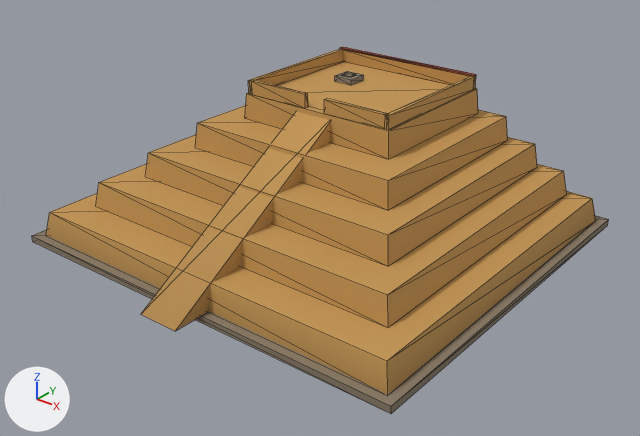
The glTF model art-src/blender/exports/caral/architecture/caral_pyramid_mayor_lod1.glb as it was, and as the next commit left it.
Rendered twice from a camera (50 mm lens) standing at (51.9, -65.8, 41.8) and looking at (2.0, -3.5, 3.1). Arrows for +X, +Y and +Z are at lower left; the lights stay in place. The older version comes first. Mesh edges are drawn as thin lines. Vertices at exactly the same position are counted once.

In view in the first picture: 'GEO-Arch_pyramid_mayor_LOD1'.
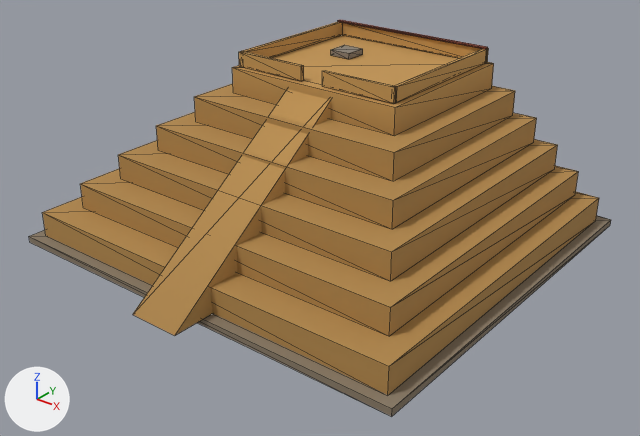
The change, as JSON lines over the scene's bpy script:
```json
{"block": "me_geo_arch_pyramid_mayor_lod1", "where": "# used by ob_geo_arch_pyramid_mayor_lod1; location = (0.0, 0.0, 0.0)"}
{"op": "remove", "block": "me_geo_arch_pyramid_mayor_lod1", "code": "me_geo_arch_pyramid_mayor_lod1.from_pydata(...)  # 118 vertices, 174 faces; spans x -22.5..22.5, y -23.5..20.5, z -0.6..15.1"}
{"op": "add", "block": "me_geo_arch_pyramid_mayor_lod1", "code": "me_geo_arch_pyramid_mayor_lod1.from_pydata(...)  # 118 vertices, 174 faces; spans x -22.7..22.7, y -24.0..20.7, z -0.6..18.0"}
{"block": "me_geo_arch_pyramid_mayor_lod1", "change": "me_geo_arch_pyramid_mayor_lod1 part 1: the loose piece of 8 vertices spanning x 8.3..8.7, y -1.8..14.1, z 13.5..14.9 is scaled about its middle by (0.879, 1.05, 1.07), then moved by (-17.8, 0.1, 2.8)"}
{"block": "me_geo_arch_pyramid_mayor_lod1", "change": "me_geo_arch_pyramid_mayor_lod1 part 2: the loose piece of 8 vertices spanning x 1.2..8.5, y -1.8..-1.3, z 13.5..14.9 is scaled about its middle by (1.12, 0.885, 1.07), then moved by (-10.3, -0.5, 2.9)"}
{"block": "me_geo_arch_pyramid_mayor_lod1", "change": "me_geo_arch_pyramid_mayor_lod1 part 3: the loose piece of 8 vertices spanning x -3.8..-2.7, y 7.6..8.7, z 14.1..14.2 is scaled about its middle by (41.3, 37.6, 5), then moved by (3.3, -8.2, -14.5)"}
{"block": "me_geo_arch_pyramid_mayor_lod1", "change": "me_geo_arch_pyramid_mayor_lod1 part 4: the loose piece of 8 vertices spanning x -8.7..8.7, y 13.6..14.1, z 14.9..15.1 is scaled about its middle by (1.09, 0.902, 1), then moved by (0.0, 0.5, 2.9)"}
{"block": "me_geo_arch_pyramid_mayor_lod1", "change": "me_geo_arch_pyramid_mayor_lod1 part 5: 66 of 118 vertices moved; they spanned x -21.0..21.0, y -23.5..19.0, z 0.0..14.9 and now span x -21.5..21.5, y -24.0..19.5, z 0.0..17.8; mean shift (2.7, 0.7, 0.9); largest move (-8.7, 14.1, 14.9) -> (2.7, -24.0, 0.0)"}
{"block": "me_geo_arch_pyramid_mayor_lod1", "change": "me_geo_arch_pyramid_mayor_lod1 part 6: 12 faces spanning x 1.3..9.5, y -2.2..-1.8, z 16.3..17.8 switch from mat_mat_arch_stone to mat_mat_arch_plasterochre"}
{"block": "me_geo_arch_pyramid_mayor_lod1", "change": "me_geo_arch_pyramid_mayor_lod1 part 7: 12 faces spanning x -4.8..-2.4, y 6.9..9.3, z 16.3..16.9 switch from mat_mat_arch_earth to mat_mat_arch_stone"}
{"block": "me_geo_arch_pyramid_mayor_lod1", "change": "other edits to the shape of me_geo_arch_pyramid_mayor_lod1 do not show in these pictures"}
```

Boxes [x1, y1, x2, y2] around the edits, measured in the pictures (640 x 436 px; the box of a moved part takes in the faces that stretch with it):
```json
{"object": "GEO-Arch_pyramid_mayor_LOD1", "change": "reshaped", "before": [32, 47, 609, 413], "after": [29, 20, 611, 416], "on screen": "8% taller"}
{"part": 1, "of": "me_geo_arch_pyramid_mayor_lod1", "change": "moved or reshaped", "before": [385, 76, 476, 130], "after": [241, 22, 342, 58]}
{"part": 2, "of": "me_geo_arch_pyramid_mayor_lod1", "change": "moved or reshaped", "before": [324, 98, 387, 129], "after": [239, 51, 304, 81]}
{"part": 3, "of": "me_geo_arch_pyramid_mayor_lod1", "change": "moved or reshaped", "before": [342, 72, 356, 77], "after": [29, 216, 611, 416]}
{"part": 4, "of": "me_geo_arch_pyramid_mayor_lod1", "change": "moved or reshaped", "before": [340, 47, 476, 77], "after": [338, 20, 488, 49]}
{"part": 5, "of": "me_geo_arch_pyramid_mayor_lod1", "change": "moved or reshaped", "before": [46, 49, 596, 394], "after": [42, 23, 599, 395]}
{"part": 6, "of": "me_geo_arch_pyramid_mayor_lod1", "change": "recoloured", "before": [335, 71, 364, 85], "after": [322, 70, 397, 103]}
{"part": 7, "of": "me_geo_arch_pyramid_mayor_lod1", "change": "recoloured", "before": [32, 216, 609, 413], "after": [331, 45, 363, 59]}
```
